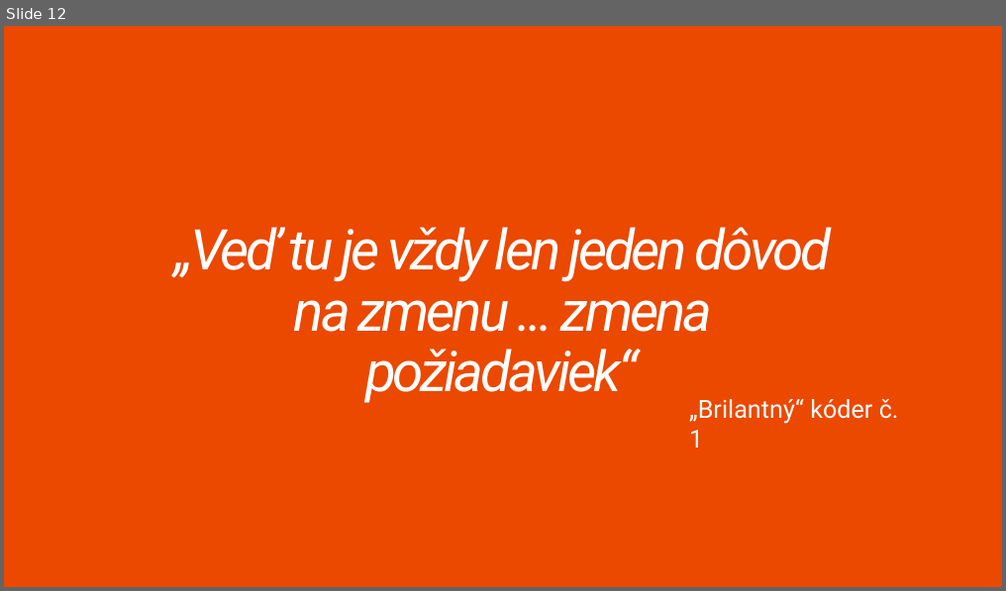
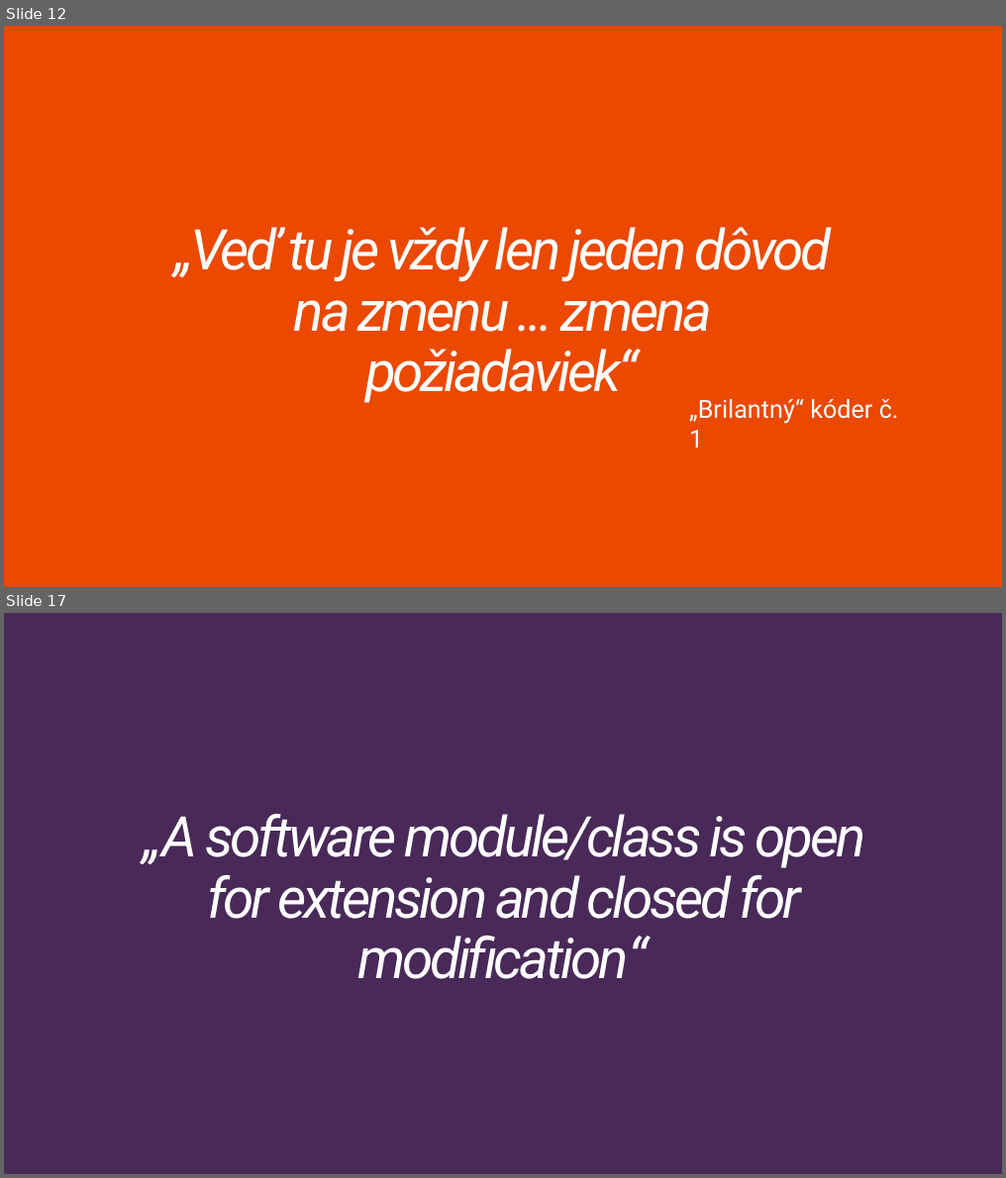
Before and after one commit to Burgyn/SOLID-Principles, a slide deck: SOLIDPrinciples.pptx. Shown one above the other, each under a label of ours: slide 12 before the commit, slides 12 and 17 after it; the slides between them are not shown. The pictures are 1006x591 and 1006x1178 pixels, drawn with LibreOffice and Linux fonts; fonts in the diff are those of the drawing. Boxes give left, top, right and bottom in pixels: in the first picture for what was removed or moved away, otherwise in the second. Text is boxed around its words. In the diff, an @@ line names an element or a change of style, - is before the commit and + after.

```diff
--- a/SOLIDPrinciples.pptx
+++ b/SOLIDPrinciples.pptx
@@ slide 17 added at bbox=[4, 613, 1002, 1174], background #482958 @@
@@ title added at bbox=[144, 814, 865, 979], 54 pt, text #FFFFFF, italic @@
+„A software module/class is open for extension and closed for modification“
```
Also in this commit, not shown: 2 slides changed, 6 other slides added.
